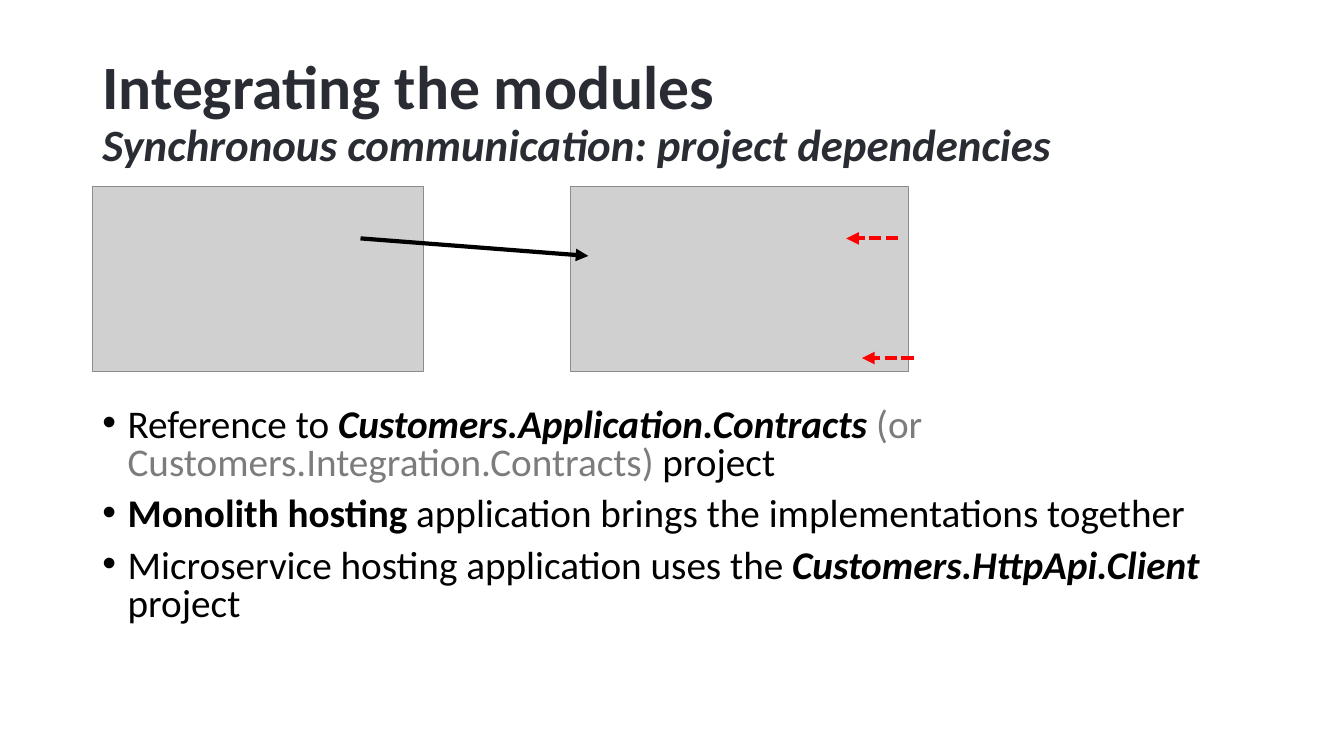
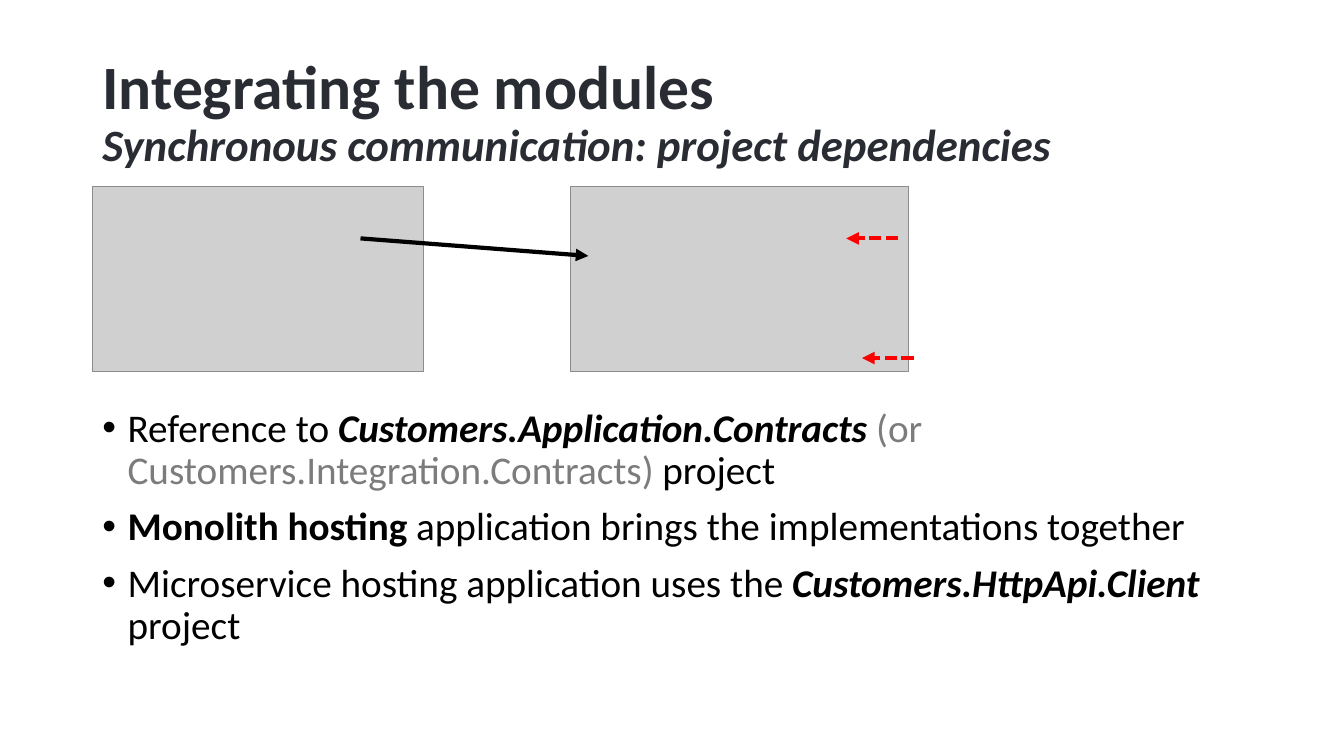
Before and after one commit to hikalkan/presentations, a slide deck: slide 36 of 2024-05-09 Designing Monolith First for Microservice Architecture/Monolith First Presentation.pptx (slide 39 before the commit). Drawn at 1344x756 pixels with LibreOffice and Linux fonts; fonts in the diff are those of the drawing; grey boxes stand for pictures; background and template pictures are left out. Boxes give left, top, right and bottom in pixels: in the first picture for what was removed or moved away, otherwise in the second. Text is boxed around its words. In the diff, an @@ line names an element or a change of style, - is before the commit and + after.

```diff
--- a/2024-05-09 Designing Monolith First for Microservice Architecture/Monolith First Presentation.pptx
+++ b/2024-05-09 Designing Monolith First for Microservice Architecture/Monolith First Presentation.pptx
@@ text "Reference to Customers.Application.Contracts (or Customers.I ..." at bbox=[128, 413, 1199, 646]: line spacing 0.8 to 0.9 @@
```
Also in this commit, not shown: 3 other slides changed, 3 slides removed.
